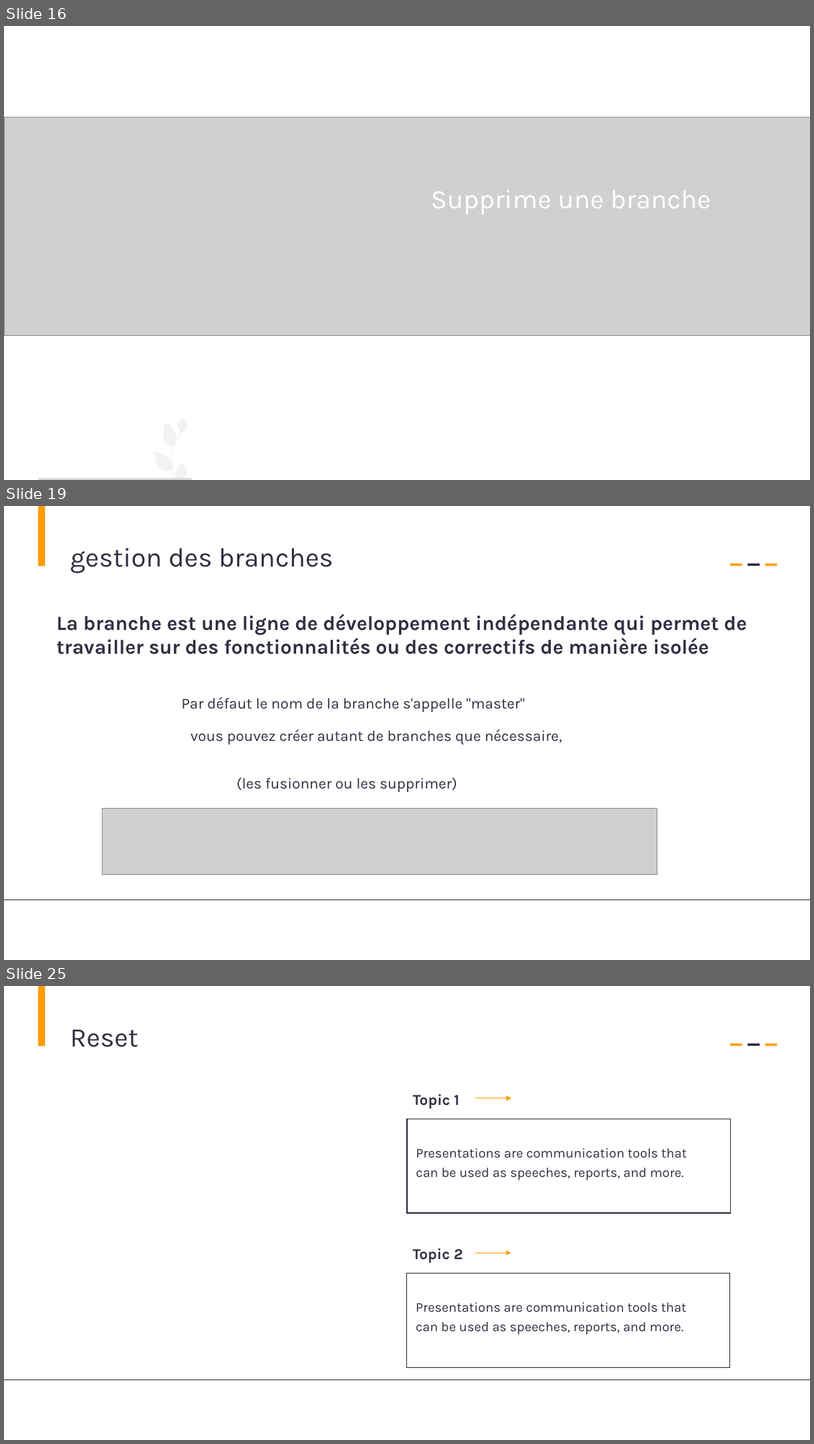
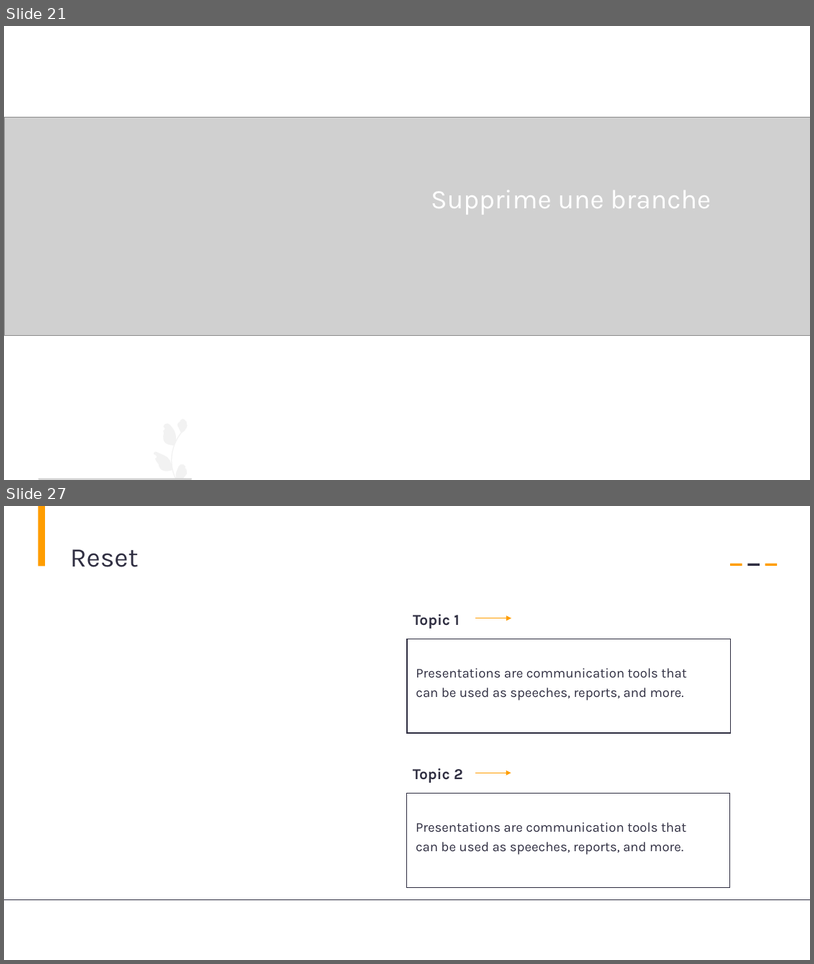
Before and after one commit to AbdessamadAbdaoui/Presentation_Git, a slide deck: presentation_Git.pptx. Shown one above the other, each under a label of ours: slides 16, 19 and 25 before the commit, slides 21 and 27 after it; the slides between them are not shown. The pictures are 814x1444 and 814x964 pixels, drawn with LibreOffice and Linux fonts; fonts in the diff are those of the drawing; grey boxes stand for pictures. Boxes give left, top, right and bottom in pixels: in the first picture for what was removed or moved away, otherwise in the second. Text is boxed around its words. In the diff, an @@ line names an element or a change of style, - is before the commit and + after.

```diff
--- a/presentation_Git.pptx
+++ b/presentation_Git.pptx
@@ slide 19 removed at (x1=4, y1=506, x2=810, y2=960), background #FFFFFF @@
@@ rectangle removed at (x1=38, y1=506, x2=44, y2=566) @@
@@ text removed at (x1=70, y1=548, x2=333, y2=573) @@
-gestion des branches
@@ rectangle removed at (x1=730, y1=564, x2=743, y2=566) @@
@@ rectangle removed at (x1=748, y1=564, x2=760, y2=566) @@
@@ rectangle removed at (x1=766, y1=564, x2=778, y2=566) @@
@@ text removed at (x1=57, y1=614, x2=747, y2=654) @@
-La branche est une ligne de développement indépendante qui permet de travailler sur des fonctionnalités ou des correctifs de manière isolée
@@ text removed at (x1=182, y1=697, x2=525, y2=712) @@
-Par défaut le nom de la branche s'appelle "master"
@@ text removed at (x1=190, y1=729, x2=563, y2=744) @@
-vous pouvez créer autant de branches que nécessaire,
@@ text removed at (x1=237, y1=777, x2=458, y2=792) @@
-(les fusionner ou les supprimer)
@@ picture removed at (x1=103, y1=808, x2=657, y2=875) @@
@@ line removed from (4, 900) to (810, 900) @@
@@ what was slide 16 is now slide 21 @@
@@ what was slide 25 is now slide 27 @@
```
Also in this commit, not shown: 15 slides changed, 8 slides added, 5 other slides removed, 1 other file.
